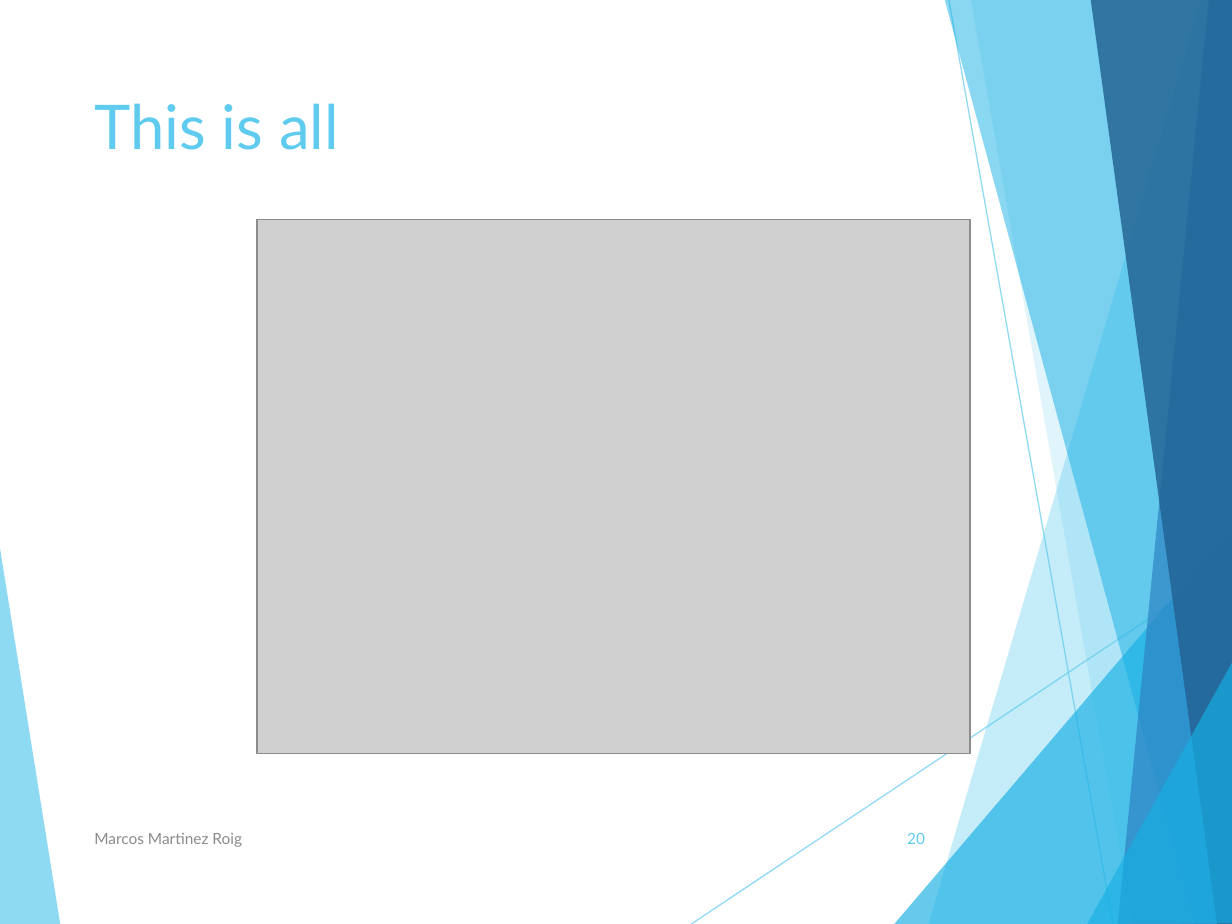
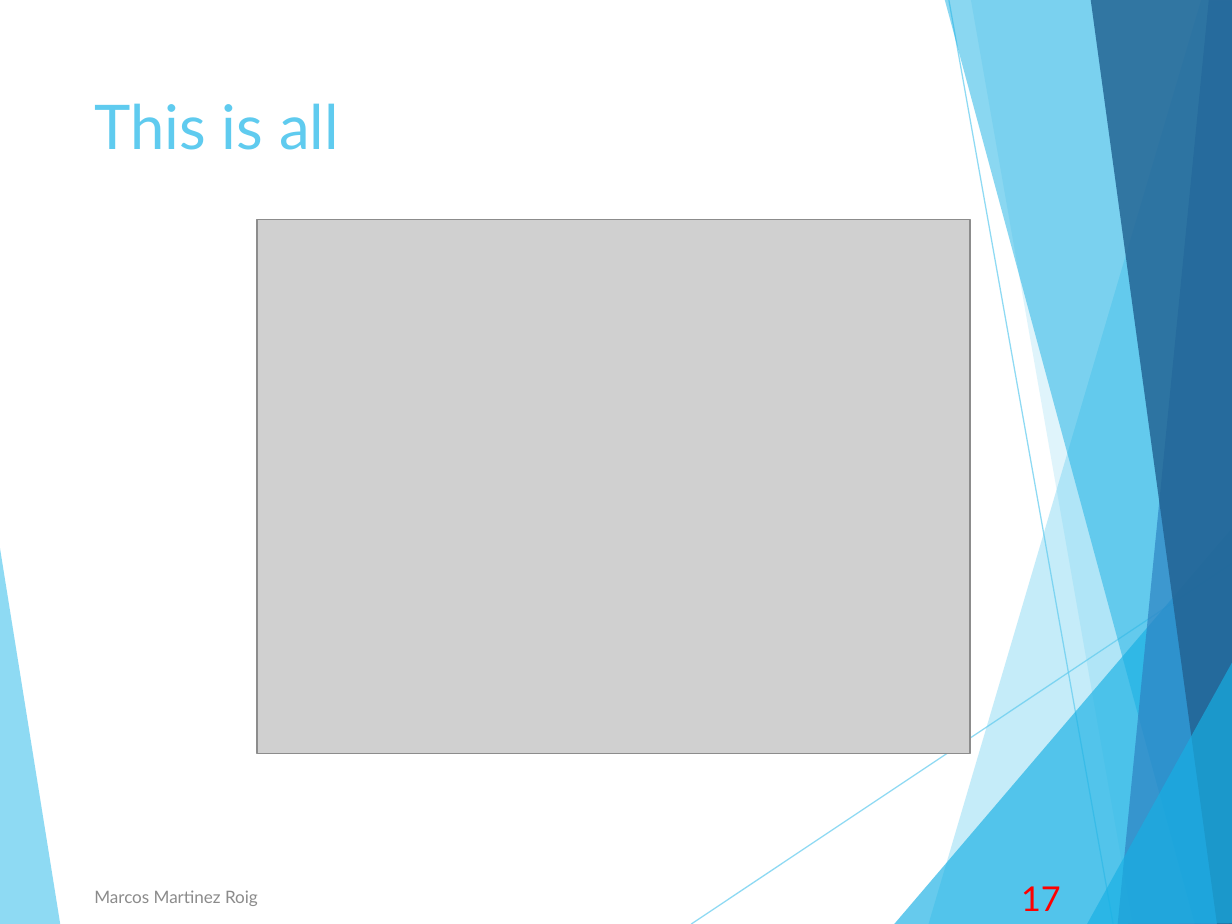
Before and after one commit to josediaz56/TFM-Marcos, a slide deck: slide 19 of Burdeos/presentación1.pptx (slide 20 before the commit). Drawn at 1232x924 pixels with LibreOffice and Linux fonts; fonts in the diff are those of the drawing; grey boxes stand for pictures. Boxes give left, top, right and bottom in pixels: in the first picture for what was removed or moved away, otherwise in the second. Text is boxed around its words. In the diff, an @@ line names an element or a change of style, - is before the commit and + after.

```diff
--- a/Burdeos/presentación1.pptx
+++ b/Burdeos/presentación1.pptx
@@ page number removed at [907,833,925,844] @@
-20
@@ text "Marcos Martinez Roig": place and size @@
-text "Marcos Martinez Roig" at [94,833,242,847]
+text "Marcos Martinez Roig" at [94,890,258,906]
@@ text "Marcos Martinez Roig" at [94,890,258,906]: size 9 to 10 pt @@
@@ text added at [1021,886,1061,911], 20 pt, text #FF0000 @@
+17
```
Also in this commit, not shown: 5 other slides changed, 2 slides removed, 1 other file.
